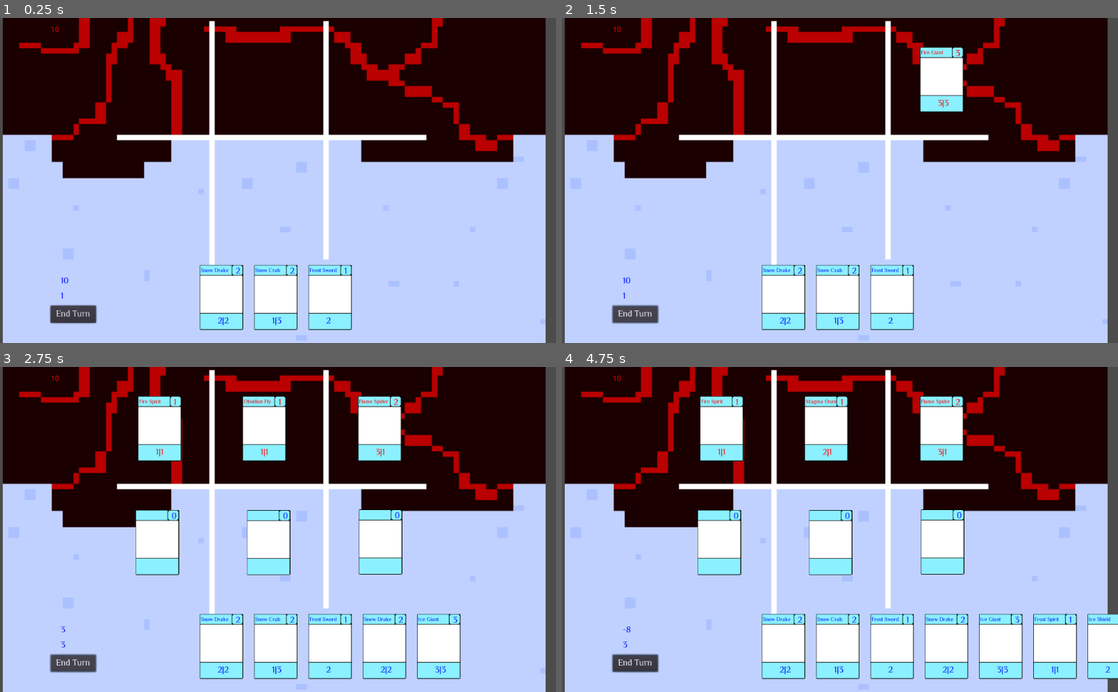
Above: before the commit, frames 1-4 (two rows, left to right).
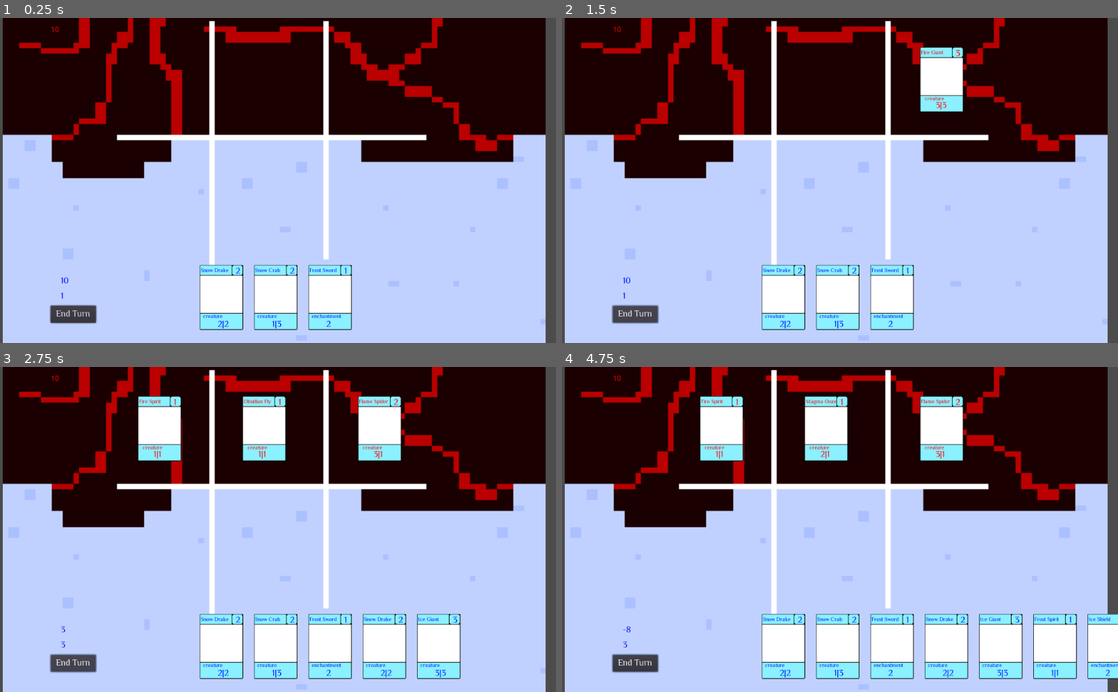
Above: after the commit, the same moments.

Repository: the-alex-g/Frost
Game: Godot game, scene res://Battlefield/Main.tscn
Same seed, same stepped clock (60 frames per second), same inputs: the game is played once before the commit and once after it.
Inputs (mouse positions are in pixels of both pictures, inside the frame that each line leads up to):
- Up to frame 1 (0.25 s): no input
- Up to frame 2 (1.5 s): click "End Turn" at 0.5 s; click "End Turn" at 1.25 s
- Up to frame 3 (2.75 s): click "End Turn" at 2 s
- Up to frame 4 (4.75 s): move the mouse to (717, 542) at 2.77 s; click (717, 542) at 2.92 s; tap Enter at 3.5 s; move the mouse to (828, 542) at 3.52 s; click (828, 542) at 3.67 s; tap Space at 4.25 s; move the mouse to (940, 542) at 4.27 s; click (940, 542) at 4.42 s

The runs differ from the first frame. In frame 1, 0.2% of the frame differs, in the area x 36-62%, y 91-96%; in frame 2, 0.2%; in frame 3, 5.2%; in frame 4, 5.3%, in the area x 24-100%, y 24-96%.

Commit message:
Replace enchantment with type

Diff:
--- a/Project/Battlefield/Battlefield.gd
+++ b/Project/Battlefield/Battlefield.gd
@@ -34,36 +34,39 @@
 			card1.health = card["health"]
 			card1.cardname = card["name"]
 			card1.cost = card["cost"]
+			card1.type = card["type"]
 			emit_signal("used")
 		elif card["type"] == "enchantment" and card1.cardname != "":
 			card1.health += card["health"]
-			card1.damage += card["health"]
+			card1.damage += card["damage"]
 			emit_signal("used")
-		card1.generate_text()
+		card1.generate_text(true)
 	elif lastpressed == 2:
 		if card["type"] != "enchantment":
 			card2.damage = card["damage"]
 			card2.health = card["health"]
 			card2.cardname = card["name"]
 			card2.cost = card["cost"]
+			card2.type = card["type"]
 			emit_signal("used")
 		elif card["type"] == "enchantment" and card2.cardname != "":
 			card2.health += card["health"]
 			card2.damage += card["damage"]
 			emit_signal("used")
-		card2.generate_text()
+		card2.generate_text(true)
 	elif lastpressed == 3:
 		if card["type"] != "enchantment":
 			card3.damage = card["damage"]
 			card3.health = card["health"]
 			card3.cardname = card["name"]
 			card3.cost = card["cost"]
+			card3.type = card["type"]
 			emit_signal("used")
 		elif card["type"] == "enchantment" and card3.cardname != "":
 			card3.health += card["health"]
 			card3.damage += card["damage"]
 			emit_signal("used")
-		card3.generate_text()
+		card3.generate_text(true)
 
 func _on_Main_attack():
 	var enemy_died:int = 0
@@ -88,17 +91,17 @@
 	if enemy3.health <= 0:
 		enemy3.reset()
 		enemy_died += 1
-	enemy1.generate_text()
-	enemy2.generate_text()
-	enemy3.generate_text()
-	card1.generate_text()
-	card2.generate_text()
-	card3.generate_text()
+	enemy1.generate_text(false)
+	enemy2.generate_text(false)
+	enemy3.generate_text(false)
+	card1.generate_text(false)
+	card2.generate_text(false)
+	card3.generate_text(false)
 	emit_signal("cards_died", enemy_died)
-	var enemydamage = (card1.damage+card2.damage+card3.damage)-(enemy1.health+enemy2.health+enemy3.health)
+	var enemydamage = (card1.damage - enemy1.health)+(card2.damage-enemy2.health)+(card3.damage-enemy3.health)
 	if enemydamage > 0:
 		emit_signal("damage_done_to_enemy", enemydamage)
-	var playerdamage = (enemy1.damage+enemy2.damage+enemy3.damage)-(card1.health+card2.health+card3.health)
+	var playerdamage = (enemy1.damage - card1.health)+(enemy2.damage-card2.health)+(enemy3.damage-card3.health)
 	if playerdamage > 0:
 		emit_signal("damage_done_to_player", playerdamage)
 	emit_signal("player_turn")
@@ -174,18 +177,21 @@
 	enemy1.damage = card["damage"]
 	enemy1.health = card["health"]
 	enemy1.cost = card["cost"]
-	enemy1.generate_text()
+	enemy1.type = card["type"]
+	enemy1.generate_text(true)
 
 func gen3(card):
 	enemy3.cardname = card["name"]
 	enemy3.damage = card["damage"]
 	enemy3.health = card["health"]
 	enemy3.cost = card["cost"]
-	enemy3.generate_text()
+	enemy3.type = card["type"]
+	enemy3.generate_text(true)
 
 func gen2(card):
 	enemy2.cardname = card["name"]
 	enemy2.damage = card["damage"]
 	enemy2.health = card["health"]
 	enemy2.cost = card["cost"]
-	enemy2.generate_text()
+	enemy2.type = card["type"]
+	enemy2.generate_text(true)
--- a/Project/Battlefield/Cards/CardOnField.gd
+++ b/Project/Battlefield/Cards/CardOnField.gd
@@ -2,9 +2,11 @@
 
 onready var nametext:Label = $Sprite/Name
 onready var costtext:Label = $Sprite/Cost
+onready var typetext:Label = $Sprite/Type
 onready var statstext:Label = $Sprite/Stats
 var cardname:String = ""
 var damage:int = 0
+var type:String = ""
 var health:int = 0
 var cost:int = 0
 signal selected
@@ -12,8 +14,10 @@
 func _ready():
 	$Sprite.hide()
 
-func generate_text():
-	$Sprite.show()
+func generate_text(show):
+	if show:
+		$Sprite.show()
+	typetext.text = type
 	nametext.text = cardname
 	costtext.text = str(cost)
 	if damage != 0:
--- a/Project/Battlefield/Cards/CardOnField.tscn
+++ b/Project/Battlefield/Cards/CardOnField.tscn
@@ -26,6 +26,18 @@
 "_edit_use_anchors_": false
 }
 
+[node name="Type" type="Label" parent="Sprite"]
+modulate = Color( 0, 0.0901961, 1, 1 )
+margin_left = -35.2261
+margin_top = 27.197
+margin_right = -7.22606
+margin_bottom = 44.197
+custom_fonts/font = ExtResource( 2 )
+text = "Name"
+__meta__ = {
+"_edit_use_anchors_": false
+}
+
 [node name="Cost" type="Label" parent="Sprite"]
 modulate = Color( 0, 0.0901961, 1, 1 )
 margin_left = 25.5943
@@ -41,9 +53,9 @@
 [node name="Stats" type="Label" parent="Sprite"]
 modulate = Color( 0, 0.0901961, 1, 1 )
 margin_left = -7.15247
-margin_top = 31.3236
+margin_top = 35.1051
 margin_right = 19.8475
-margin_bottom = 57.3236
+margin_bottom = 61.1051
 custom_fonts/font = ExtResource( 1 )
 text = "1|2"
 __meta__ = {
--- a/Project/Battlefield/Cards/EnemyCard.gd
+++ b/Project/Battlefield/Cards/EnemyCard.gd
@@ -2,20 +2,24 @@
 
 onready var nametext:Label = $Sprite/Name
 onready var costtext:Label = $Sprite/Cost
+onready var typetext:Label = $Sprite/Type
 onready var statstext:Label = $Sprite/Stats
 var cardname:String = ""
 var damage:int = 0
 var health:int = 0
+var type:String = ""
 var cost:int = 0
 signal selected
 
 func _ready():
 	$Sprite.hide()
 
-func generate_text():
-	$Sprite.show()
+func generate_text(show):
+	if show:
+		$Sprite.show()
 	nametext.text = cardname
 	costtext.text = str(cost)
+	typetext.text = type
 	if damage != 0:
 		statstext.text = str(damage)
 	else:
@@ -29,5 +33,6 @@
 	cardname = ""
 	damage = 0
 	health = 0
+	type = ""
 	cost = 0
 	$Sprite.hide()
--- a/Project/Battlefield/Cards/EnemyCard.tscn
+++ b/Project/Battlefield/Cards/EnemyCard.tscn
@@ -37,12 +37,24 @@
 
 [node name="Stats" type="Label" parent="Sprite"]
 modulate = Color( 1, 0, 0, 1 )
-margin_left = -7.15247
-margin_top = 31.3236
-margin_right = 19.8475
-margin_bottom = 57.3236
+margin_left = -11.0349
+margin_top = 35.206
+margin_right = 15.9651
+margin_bottom = 61.206
 custom_fonts/font = ExtResource( 1 )
 text = "1|2"
 __meta__ = {
 "_edit_use_anchors_": false
 }
+
+[node name="Type" type="Label" parent="Sprite"]
+modulate = Color( 1, 0, 0, 1 )
+margin_left = -30.936
+margin_top = 26.5554
+margin_right = -2.93603
+margin_bottom = 43.5554
+custom_fonts/font = ExtResource( 3 )
+text = "Type"
+__meta__ = {
+"_edit_use_anchors_": false
+}
--- a/Project/Player/Cards/Card.gd
+++ b/Project/Player/Cards/Card.gd
@@ -3,15 +3,18 @@
 onready var nametext:Label = $Sprite/Name
 onready var costtext:Label = $Sprite/Cost
 onready var statstext:Label = $Sprite/Stats
+onready var typetext:Label = $Sprite/Type
 var cardname:String = ""
 var damage:int = 0
 var health:int = 0
 var index:int = 0
 var cost:int = 0
+var type:String = ""
 var last_selected:bool = false
 signal selected(index)
 
 func _ready():
+	typetext.text = type
 	nametext.text = cardname
 	costtext.text = str(cost)
 	if damage != 0:
--- a/Project/Player/Cards/Card.tscn
+++ b/Project/Player/Cards/Card.tscn
@@ -6,13 +6,10 @@
 [ext_resource path="res://Resources/Font.tres" type="DynamicFont" id=4]
 
 [sub_resource type="RectangleShape2D" id=1]
-extents = Vector2( 102.7, 106.954 )
+extents = Vector2( 38.9199, 58.6678 )
 
 [node name="Card" type="Node2D"]
 script = ExtResource( 1 )
-__meta__ = {
-"_edit_group_": true
-}
 
 [node name="Sprite" type="Sprite" parent="."]
 texture = ExtResource( 2 )
@@ -23,6 +20,18 @@
 margin_top = -57.8868
 margin_right = -10.3773
 margin_bottom = -40.8868
+custom_fonts/font = ExtResource( 4 )
+text = "Name"
+__meta__ = {
+"_edit_use_anchors_": false
+}
+
+[node name="Type" type="Label" parent="Sprite"]
+modulate = Color( 0, 0.0901961, 1, 1 )
+margin_left = -34.0544
+margin_top = 27.4901
+margin_right = -6.05442
+margin_bottom = 44.4901
 custom_fonts/font = ExtResource( 4 )
 text = "Name"
 __meta__ = {
@@ -44,9 +53,9 @@
 [node name="Stats" type="Label" parent="Sprite"]
 modulate = Color( 0, 0.0901961, 1, 1 )
 margin_left = -7.15247
-margin_top = 31.3236
+margin_top = 36.7272
 margin_right = 19.8475
-margin_bottom = 57.3236
+margin_bottom = 62.7272
 custom_fonts/font = ExtResource( 3 )
 text = "1|2"
 __meta__ = {
--- a/Project/Player/Player.gd
+++ b/Project/Player/Player.gd
@@ -41,6 +41,7 @@
 			card.damage = find("damage")
 			card.health = find("health")
 			card.cost = find("cost")
+			card.type = find("type")
 			card.index = cards_in_hand.size()
 			cards_in_hand.append(deck[type])
 			if find("number") == 1:
